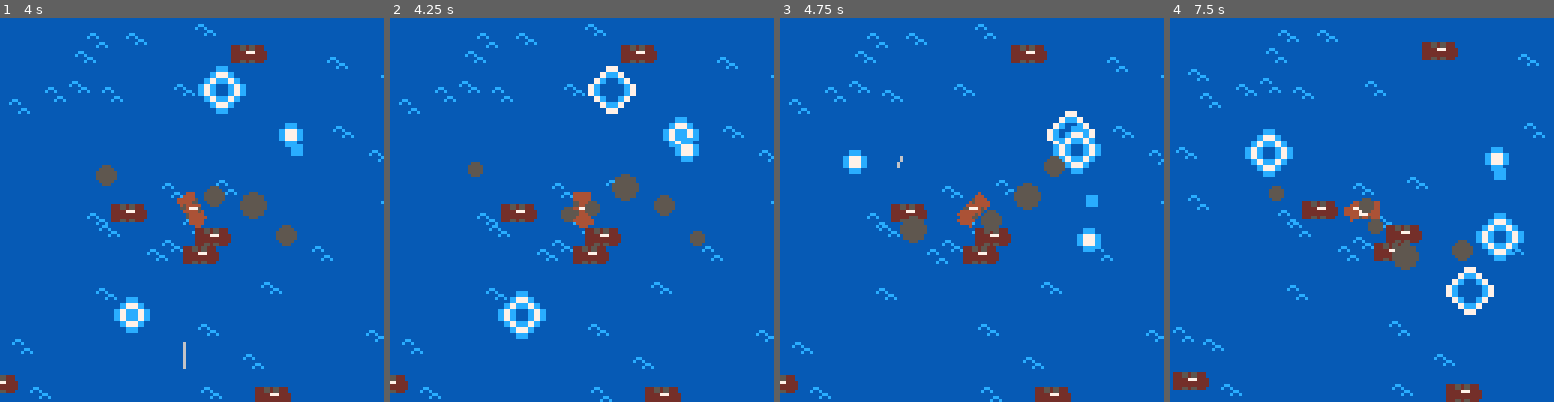
Above: before the commit, frames 1-4 (left to right).
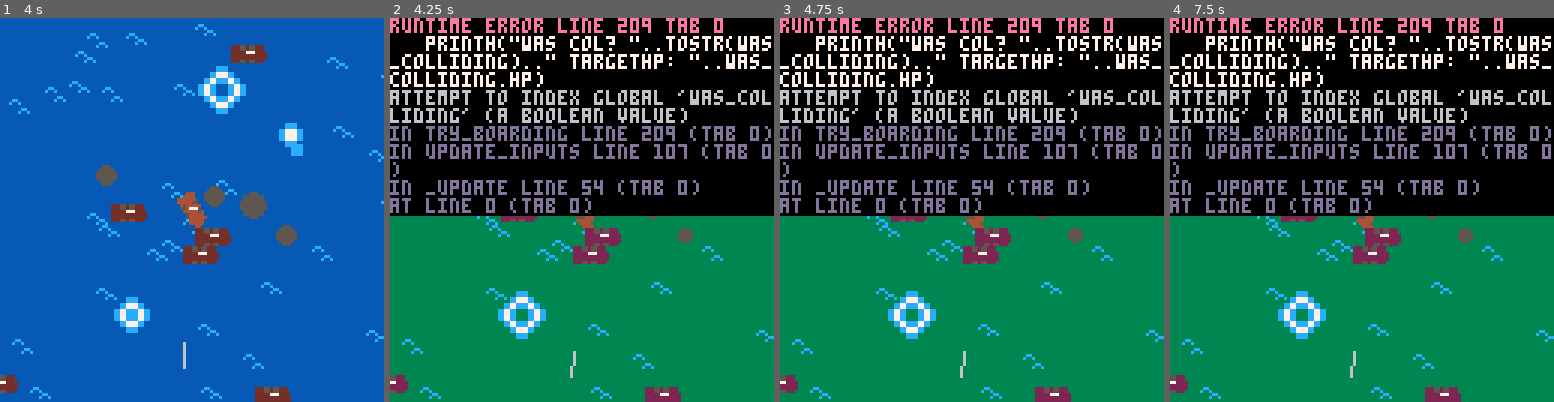
Above: after the commit, the same moments.

Repository: sthilaid/pico-8-carts
Game: PICO-8 cartridge pkulls.p8
The game is run twice, just before and just after one commit, with the same random seed, the same clock (stepped at 60 frames per second) and the same inputs.
Inputs:
- Up to frame 1 (4 s): tap X (X key) at 0.33, 1.07, 1.85, 2.97 s; tap O (Z key) at 0.7, 1.7, 2.1, 2.5, 2.9, 3.3, 3.7 s; hold Right 1.6-2.1 s; hold Up 2.15-2.42 s; hold Right 2.47-3.03 s; hold Left 3.08-3.58 s; hold Down 3.63-3.97 s
- Up to frame 2 (4.25 s): hold Right from 4.02 s (still down); tap X (X key) at 4.08 s; tap O (Z key) at 4.1 s
- Up to frame 3 (4.75 s): tap O (Z key) at 4.5 s; release Right at 4.68 s; hold Up from 4.73 s (still down)
- Up to frame 4 (7.5 s): tap O (Z key) every 0.4 s from 4.9 to 7.3 s; release Up at 5.03 s; hold Left 5.08-5.68 s; tap X (X key) at 5.2, 6.32, 7.43 s; hold Down 5.73-6.03 s; hold Right 6.08-6.58 s; hold Right 6.63-7.13 s; hold Up 7.18-7.45 s

Frame 1 is identical in both runs. In frame 2, 98% of the frame differs, in the area x 0-100%, y 0-100%; in frame 3, 99%; in frame 4, 100%.
Error after the commit: runtime error line 209 tab 0; printh("was col? "..tostr(was_colliding).." targethp: "..was_colliding.hp); attempt to index global 'was_colliding' (a boolean va…

Commit message:
fixed error in scaled_spr and started boarding

Diff:
--- a/pkulls.p8
+++ b/pkulls.p8
@@ -15,6 +15,8 @@
 was_colliding=false
 col_grace_period=0
 camshake=nil
+boarding_state=0
+boarding_state_t=0
 
 should_debug_col = false
 debug_coll={}
@@ -44,16 +46,21 @@
 
    pal(2, 132, 1) -- swap purple for dark brown
    pal(3, 140, 1) -- swap dark green for dark blue
+   pal(14, 128, 1) -- swap pink for very dark brown
 end
 
 function _update()
-   update_wind()
-   update_inputs()
-   update_boat(p)
-   update_cannonballs()
-   update_waves()
-   update_windtrails()
-   update_camshake()
+   update_boarding()
+
+   if boarding_state == 0 then
+      update_wind()
+      update_inputs()
+      update_boat(p)
+      update_cannonballs()
+      update_waves()
+      update_windtrails()
+      update_camshake()
+   end
 end
 
 function _draw()
@@ -70,8 +77,11 @@
    draw_debug_col()
 
    camera()
+   draw_boarding()
+
    -- print("wind: "..wind.dir.." "..wind.str)
-   -- print("p: "..p.speed.." "..p.dir.." "..p.v)
+   -- print("p: "..p.speed.." "..p.state)
+   -- print("bstate: "..boarding_state.." t: "..boarding_state_t)
    -- if count(cannonballs) > 0 then
    --    local ball = cannonballs[1]
    --    print("[ball] x: "..ball.x.." y: "..ball.y.." d: "..ball.dist.." state: "..ball.state)
@@ -79,9 +89,11 @@
 end
 
 -- inputs and controls
+
+-- state 0: ok 1: sinked
 function make_boat(x,y)
    local scale=1.5
-   return {x=x, y=y, speed=0, v=0, dir=0, rx=0, ry=0, w=8*scale, h=8*scale, scale=scale}
+   return {x=x, y=y, speed=0, v=0, dir=0, rx=0, ry=0, w=8*scale, h=8*scale, scale=scale, state=0, hp=1}
 end
 function update_inputs()
    if btn(0) then -- left
@@ -94,11 +106,15 @@
    elseif btnp(3) then -- down
       p.speed -= 1
    end
-   if btnp(4) then -- square
-      make_cannonball(p, 1)
-   end
-   if btnp(5) then -- X
-      make_cannonball(p, -1)
+   if (btnp(4) and btn(5)) or (btn(4) and btnp(5)) then
+      try_boarding()
+   else
+      if btnp(4) then -- square
+         make_cannonball(p, 1)
+      end
+      if btnp(5) then -- X
+         make_cannonball(p, -1)
+      end
    end
    p.dir = normalize_angle(p.dir)
    p.speed = min(max_speed, max(0, p.speed))
@@ -119,7 +135,7 @@
       if not was_colliding and col_grace_period == 0 then
          add_camshake(8,0,1,0,0.3)
       end
-      was_colliding = true
+      was_colliding = col
    else
       p.rx, p.ry = dx - fdx, dy - fdy
       boat.x += fdx
@@ -183,6 +199,58 @@
    camshake.dx = -camshake.ampx * sin(camshake.t * camshake.freqx)
    camshake.dy = -camshake.ampy * sin(camshake.t * camshake.freqy)
    camshake.t += 1
+end
+
+function apply_dammage(boat, dmg)
+   boat.hp = max(0, boat.hp-dmg)
+   if boat.hp == 0 then
+      boat.state = 1 -- sink boat
+   end
+end
+
+function try_boarding()
+   printh("was col? "..tostr(was_colliding).." targethp: "..was_colliding.hp)
+   if (not was_colliding) return
+   local target = was_colliding -- last collision is the target
+   if (target.hp > 0.5) return
+   --apply_dammage(target, 0.5) -- do after loot?
+   set_boarding_state(1) -- tethering
+end
+function set_boarding_state(state)
+   boarding_state=state
+   boarding_state_t = 0
+end
+
+function update_boarding()
+   if (boarding_state == 0) return -- no boarding
+   if boarding_state == 1 then
+      if (boarding_state_t == 120) set_boarding_state(2) -- boarding outcome
+   elseif boarding_state == 2 then
+      set_boarding_state(3) -- loot
+   elseif boarding_state == 3 then
+      set_boarding_state(0) -- no boarding
+   end
+   boarding_state_t += 1
+end
+
+function draw_boarding()
+   if boarding_state == 1 then
+      scaled_spr(64, 64, 64, 4, 4, 3)
+      rect(16, 16, 112, 112, 10)
+      rect(15, 15, 113, 113, 10)
+      if boarding_state_t > 30 then
+         rect(14, 14, 114, 114, 9)
+         rect(13, 13, 115, 115, 9)
+         if boarding_state_t > 60 then
+            rect(12, 12, 116, 116, 8)
+            rect(11, 11, 117, 117, 8)
+            if boarding_state_t > 90 then
+               rect(10, 10, 118, 118, 4)
+               rect(9, 9, 119, 119, 4)
+            end
+         end
+      end
+   end
 end
 
 -- states: [0: inair] [1: splash] [2: hit]
@@ -201,6 +269,7 @@
          if collision_res and invlerp(ball.dist, 0, max_cannonball_dist) > 0.8 then
             ball.x, ball.y = collision_res.x, collision_res.y
             ball.state = 2 -- -> hit
+            apply_dammage(collision_res, 0.2)
          else
             ball.x += dx
             ball.y += dy
@@ -412,11 +481,62 @@
 
 function scaled_spr(n, x, y, w, h, s)
    w,h,s = w or 1, h or 1, s or 1
-   local x0,y0 = n*8*w, n*8*h
+   local x0,y0 = n*8, n*8
    local sx,sy = x0 % 128, y0 \ 128 * 8
    local sw,sh = 8*s*w, 8*s*h
+   --printh("x0: "..x0.." y0: "..y0.." sx: "..sx.." sy: "..sy)
    sspr(sx, sy, w*8, h*8, x-sw*0.5, y-sh*0.5, sw, sh)
 end
+…(50 lines of a section not shown)…
 
 
 
Not shown, changed: 50 lines of the sprite sheet (__gfx__) section of pkulls.p8
